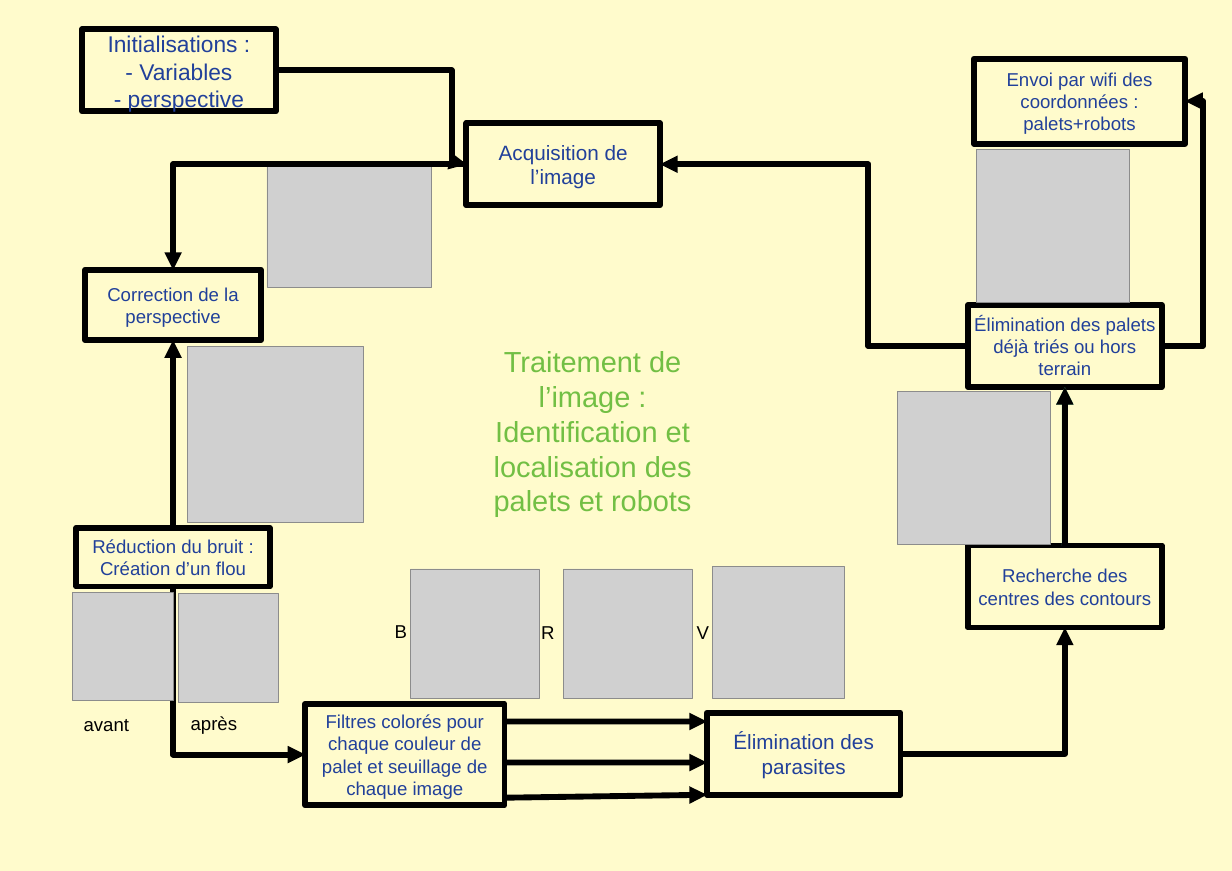
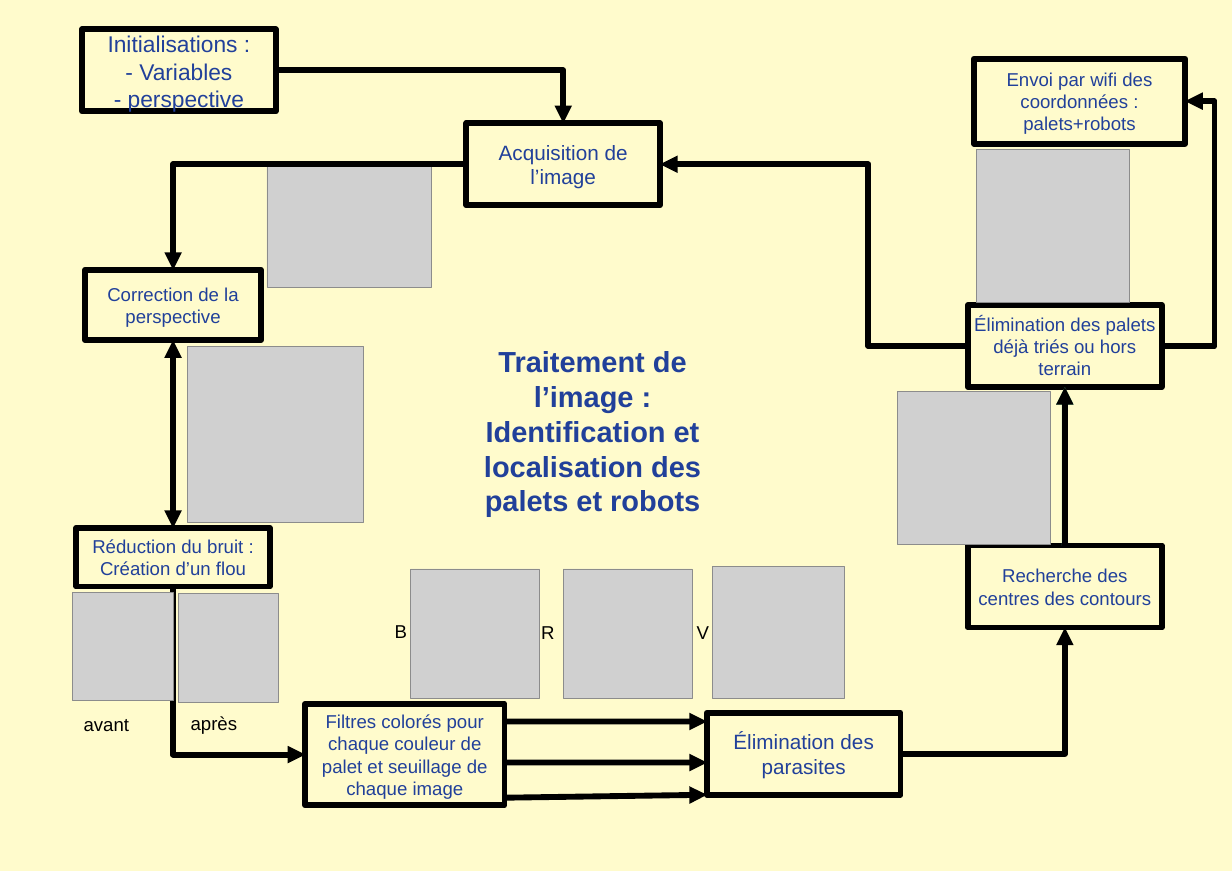
Before and after one commit to loic-broyer/Projet1A-2019-Phelma, a slide deck: slide 1 of poster_main.odp. Drawn at 1232x871 pixels with LibreOffice and Linux fonts; fonts in the diff are those of the drawing; grey boxes stand for pictures. Boxes give left, top, right and bottom in pixels: in the first picture for what was removed or moved away, otherwise in the second. Text is boxed around its words. In the diff, an @@ line names an element or a change of style, - is before the commit and + after.

```diff
--- a/poster_main.odp
+++ b/poster_main.odp
@@ elbow arrow moved from (276, 70) - (467, 165) to (276, 70) - (563, 123) @@
@@ elbow arrow (1162, 347) - (1186, 101): route changed @@
@@ text "Traitement de l’image :" at <box>484,351,701,517</box>: text colour #72BF44 to #21409A, bold on @@
```
